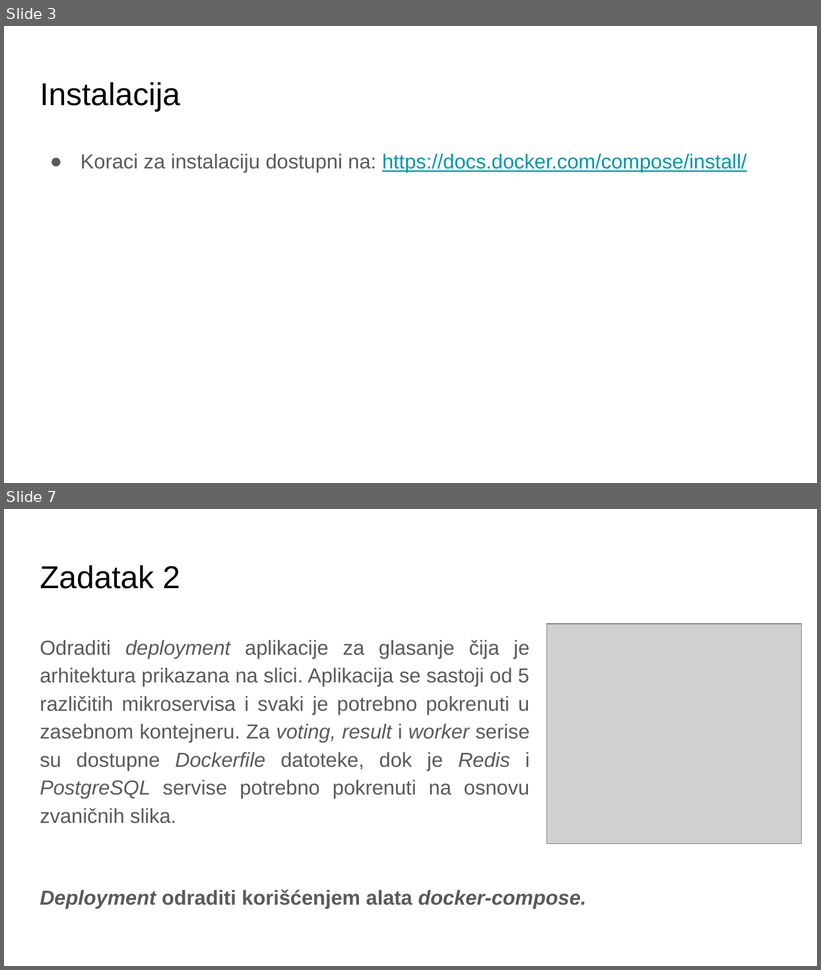
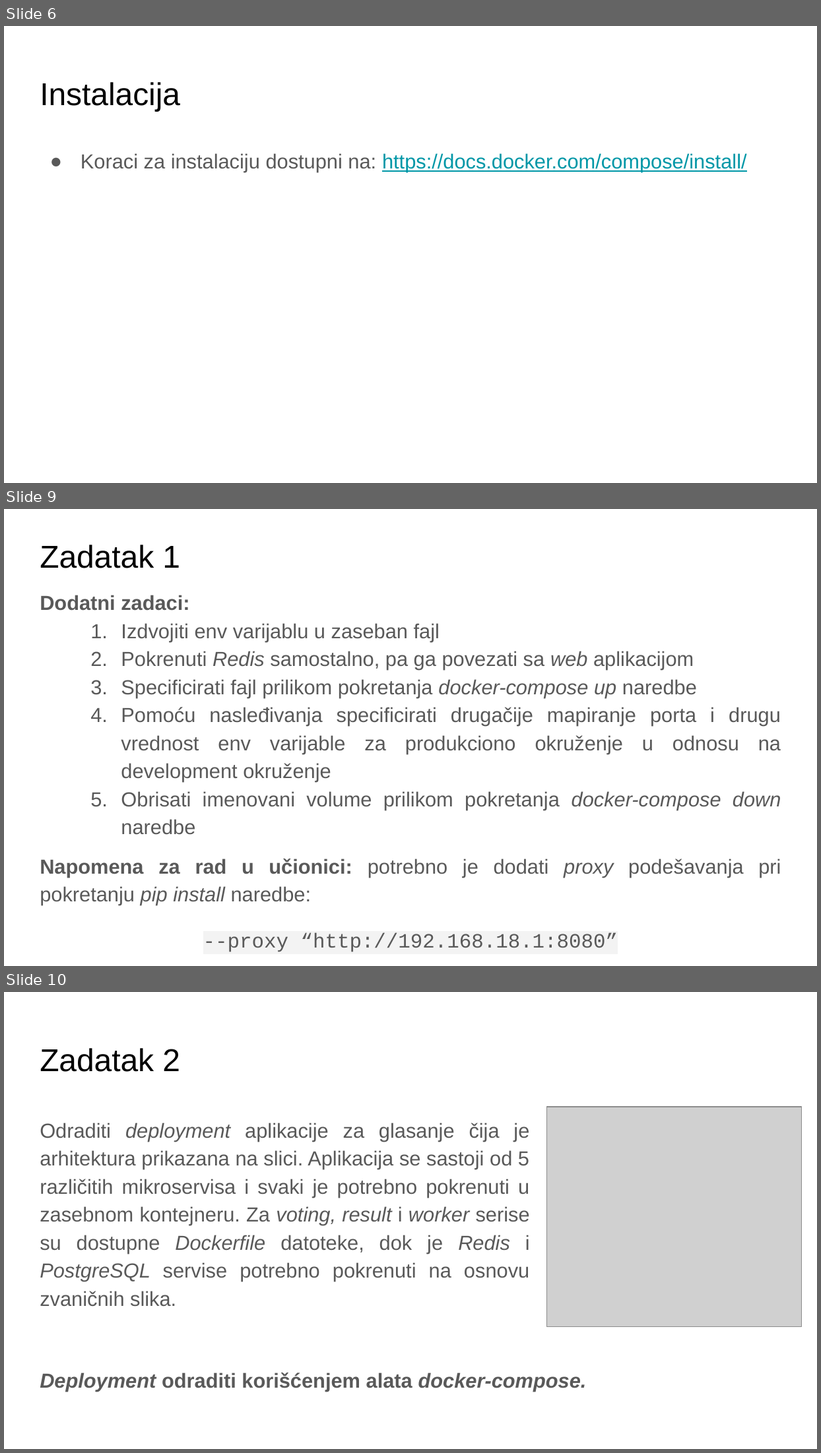
Before and after one commit to vdimitrieski/asvsp, a slide deck: Vezbe/Termin2/02_ASVSP_DockerCompose.pptx. Shown one above the other, each under a label of ours: slides 3 and 7 before the commit, slides 6, 9 and 10 after it; the slides between them are not shown. The pictures are 821x970 and 821x1453 pixels, drawn with LibreOffice and Linux fonts; fonts in the diff are those of the drawing; grey boxes stand for pictures. Boxes give left, top, right and bottom in pixels: in the first picture for what was removed or moved away, otherwise in the second. Text is boxed around its words. In the diff, an @@ line names an element or a change of style, - is before the commit and + after.

```diff
--- a/Vezbe/Termin2/02_ASVSP_DockerCompose.pptx
+++ b/Vezbe/Termin2/02_ASVSP_DockerCompose.pptx
@@ slide 9 added at bbox=[4, 509, 817, 966], background #FFFFFF @@
@@ title added at bbox=[40, 545, 180, 568], 28 pt, text #000000 @@
+Zadatak 1
@@ text added at bbox=[40, 595, 781, 953], 18 pt, text #595959 @@
+Dodatni zadaci:
+1. Izdvojiti env varijablu u zaseban fajl
+2. Pokrenuti Redis samostalno, pa ga povezati sa web aplikacijom
+3. Specificirati fajl prilikom pokretanja docker-compose up naredbe
+4. Pomoću nasleđivanja specificirati drugačije mapiranje porta i drugu vrednost env varijable za produkciono okruženje u odnosu na development okruženje
+5. Obrisati imenovani volume prilikom pokretanja docker-compose down naredbe
+Napomena za rad u učionici: potrebno je dodati proxy podešavanja pri pokretanju pip install naredbe:
+--proxy “http://192.168.18.1:8080”
@@ what was slide 3 is now slide 6 @@
@@ what was slide 7 is now slide 10 @@
```
Also in this commit, not shown: 4 slides changed, 3 other slides added, 4 other files.
